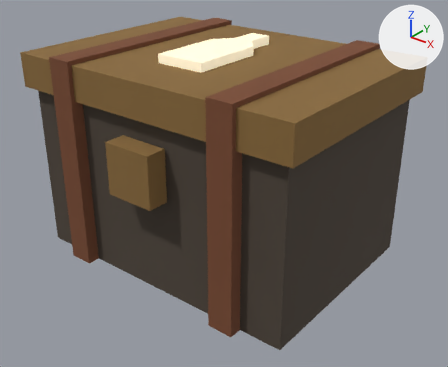
The glTF model projects/02-barcode-game/v2-relic-ark/static/art/iso_sea/sealed_box_drink.glb as it was, and as the next commit left it.
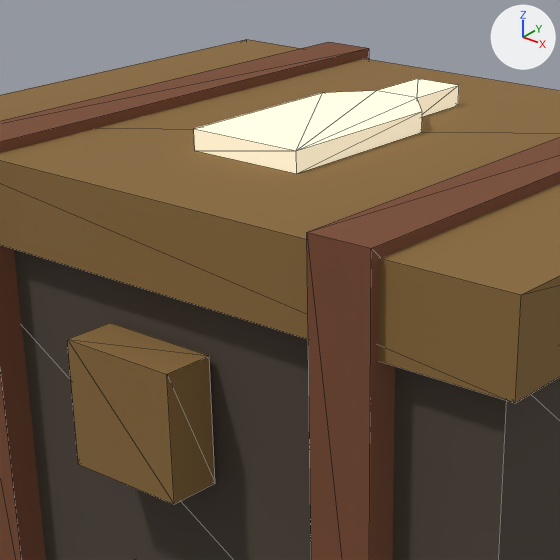
There are two pictures of each version: one whole from a camera (50 mm lens) standing at (0.869, -1.077, 0.839) and looking at (0.031, -0.029, 0.189), one close up on the part from 17% to 70% of the width and 0% to 64% of the height. The axes (+X, +Y, +Z) are drawn at upper right. The lights are the same throughout. The first two pictures are the older version. The close-ups show mesh edges as thin lines. Vertices at exactly the same position are counted once.

Names of what the first close-up shows: 'sealed_box_drink'.
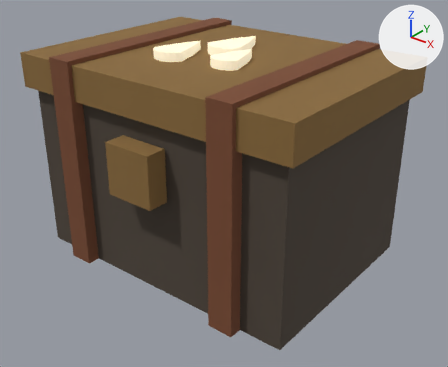
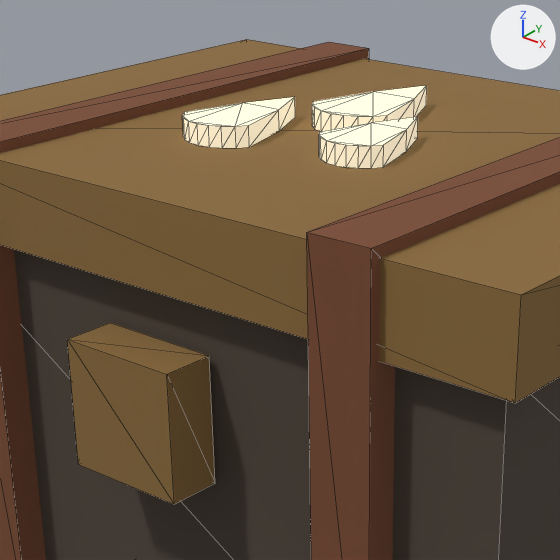
The edits, one by one:
me_body is used by ob_sealed_box_drink; location (0.0, 0.0, 0.21).
me_body had 56 vertices, 88 faces and spanned x -0.37..0.37, y -0.305..0.28, z -0.21..0.3.
me_body now has 112 vertices, 192 faces and spans x -0.37..0.37, y -0.305..0.28, z -0.21..0.3.
me_body part 1: the loose piece of 16 vertices spanning x -0.06..0.06, y -0.14..0.15, z 0.28..0.3 is rebuilt with 24 vertices and now spans x -0.045..0.045, y -0.02..0.13, z 0.28..0.3.
me_body part 2: a new loose piece of 24 vertices spanning x -0.11..-0.03, y -0.125..0.01, z 0.28..0.3, in mat_m_e8dcbf_6_100 (beige #e8dcbf, glowing beige #b9af98).
me_body part 3: a new loose piece of 24 vertices spanning x 0.034..0.106, y -0.1..0.02, z 0.28..0.3, in mat_m_e8dcbf_6_100 (beige #e8dcbf, glowing beige #b9af98).

Changed parts and their boxes [x1, y1, x2, y2] in the close-ups (560 x 560 px):
part 1 of me_body, rebuilt: before [194, 79, 459, 174]; after [312, 85, 427, 131]
part 2 of me_body, added: after [182, 97, 295, 148]
part 3 of me_body, added: after [319, 117, 418, 168]
